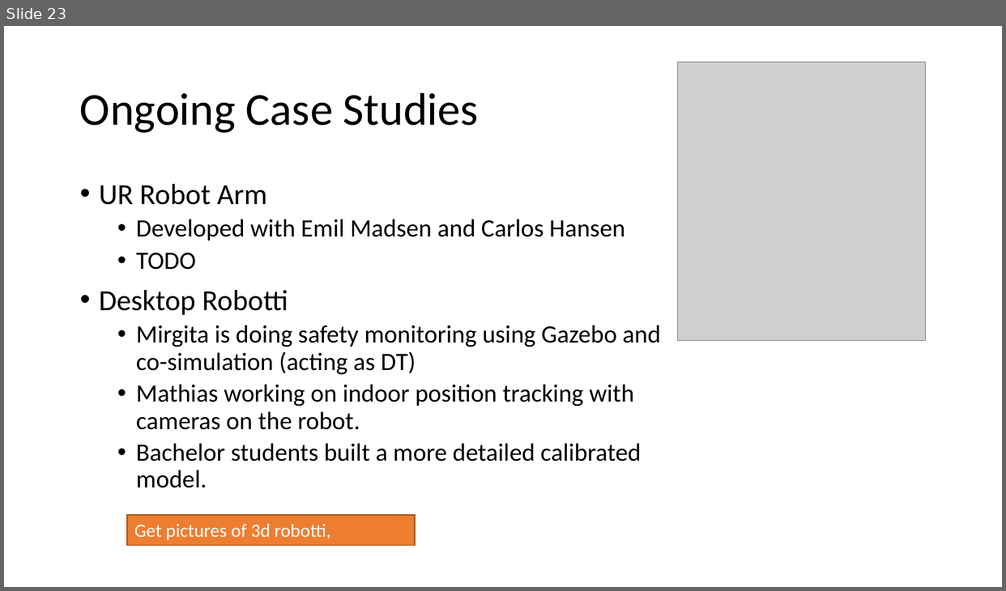
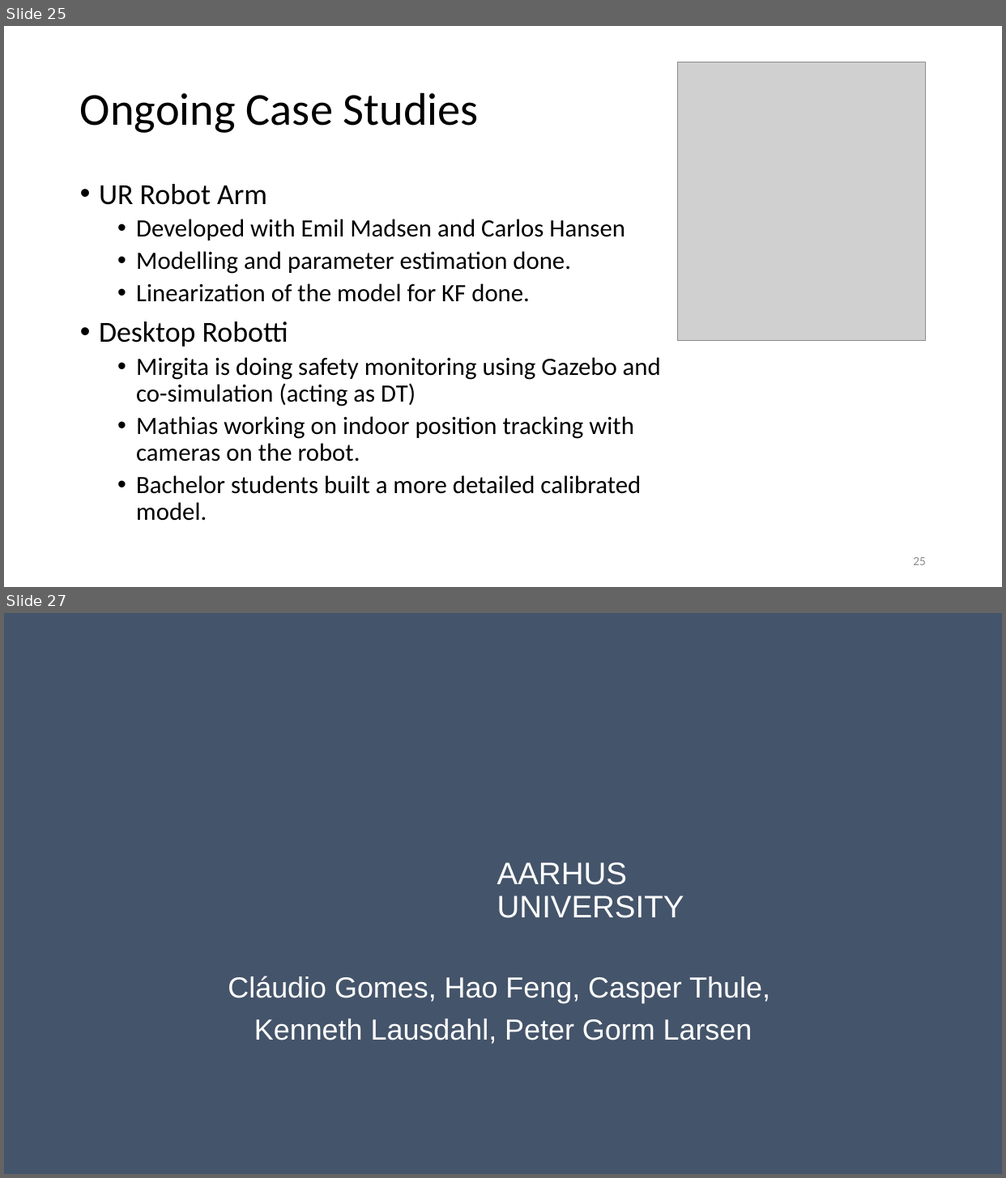
Before and after one commit to INTO-CPS-Association/example_digital-twin_incubator, a slide deck: notes/presentations/DigitLunch_17_December.pptx. Shown one above the other, each under a label of ours: slide 23 before the commit, slides 25 and 27 after it; the slides between them are not shown. The pictures are 1006x591 and 1006x1178 pixels, drawn with LibreOffice and Linux fonts; fonts in the diff are those of the drawing; grey boxes stand for pictures; background and template pictures are left out. Boxes give left, top, right and bottom in pixels: in the first picture for what was removed or moved away, otherwise in the second. Text is boxed around its words. In the diff, an @@ line names an element or a change of style, - is before the commit and + after.

```diff
--- a/notes/presentations/DigitLunch_17_December.pptx
+++ b/notes/presentations/DigitLunch_17_December.pptx
@@ slide 27 added at box(4, 613, 1002, 1174), background #FFFFFF @@
@@ rectangle added at box(4, 613, 1002, 1174), fill #44546A @@
@@ text added at box(497, 862, 684, 918), 30 pt, text #FFFFFF @@
+AARHUS
+UNIVERSITY
@@ text added at box(228, 976, 770, 1044), 28 pt, text #FFFFFF @@
+Cláudio Gomes, Hao Feng, Casper Thule,
+Kenneth Lausdahl, Peter Gorm Larsen
@@ what was slide 23 is now slide 25 @@
@@ slide 25 changed as well @@
@@ text at box(136, 251, 571, 302): text changed @@
-  • TODO
+  • Modelling and parameter estimation done.
+  • Linearization of the model for KF done.
@@ rectangle removed at box(127, 515, 415, 545) @@
-Get pictures of 3d robotti,
@@ page number added at box(913, 557, 926, 565), 12 pt, text #8C8C8C @@
+25
```
Also in this commit, not shown: 23 other slides changed, 2 other slides added.
